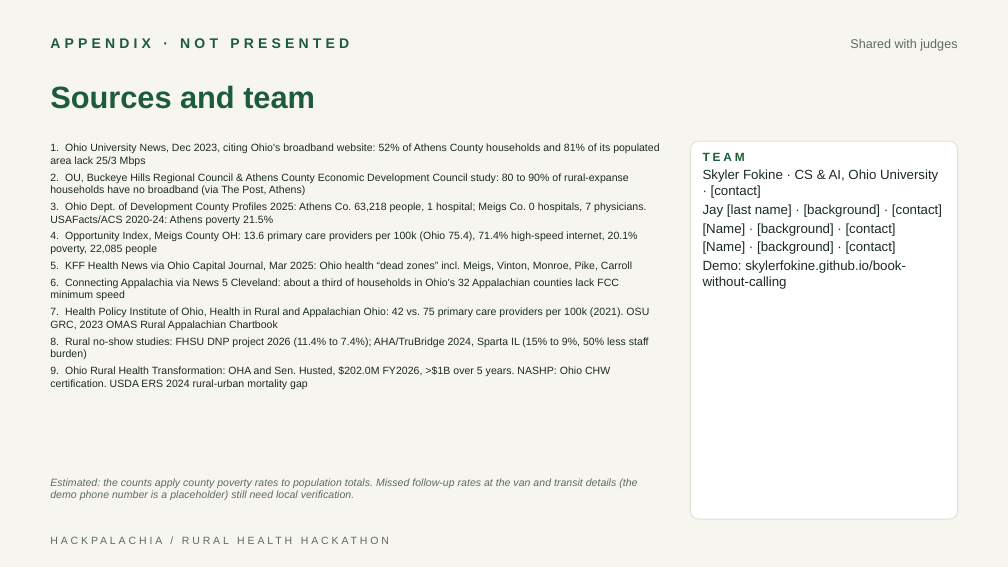
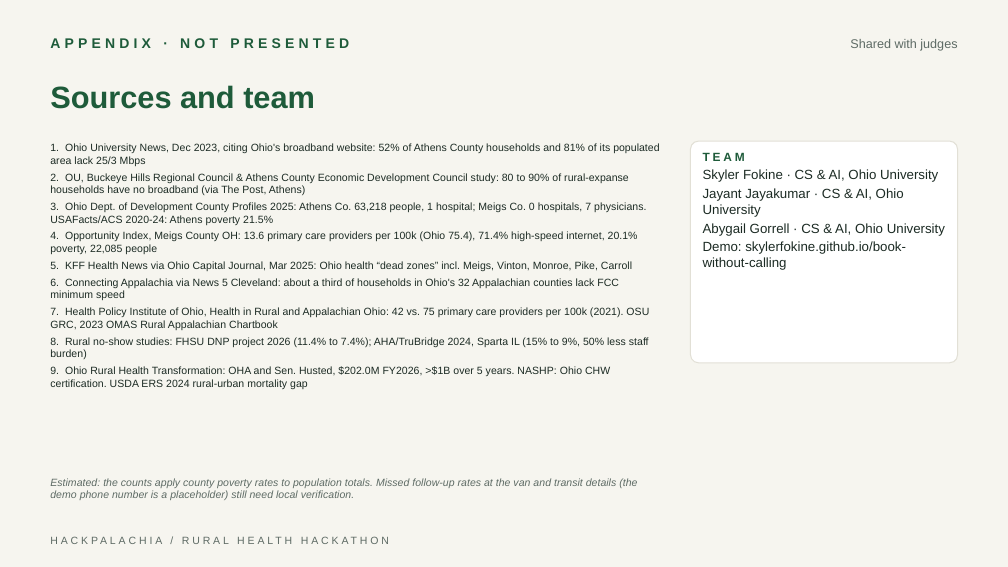
Before and after one commit to skylerfokine/book-without-calling, a slide deck: slide 10 of pitch/Book_Without_Calling_Pitch.pptx. Drawn at 1008x567 pixels with LibreOffice and Linux fonts; fonts in the diff are those of the drawing. Boxes give left, top, right and bottom in pixels: in the first picture for what was removed or moved away, otherwise in the second. Text is boxed around its words. In the diff, an @@ line names an element or a change of style, - is before the commit and + after.

```diff
--- a/pitch/Book_Without_Calling_Pitch.pptx
+++ b/pitch/Book_Without_Calling_Pitch.pptx
@@ rounded rectangle: place and size @@
-rounded rectangle at [690,141,958,519]
+rounded rectangle at [690,141,958,363]
@@ rounded rectangle at [690,141,958,363]: proportions changed @@
@@ text at [703,169,945,236]: text changed @@
-Skyler Fokine · CS & AI, Ohio University · [contact]
-Jay [last name] · [background] · [contact]
-[Name] · [background] · [contact]
-[Name] · [background] · [contact]
+Skyler Fokine · CS & AI, Ohio University
+Jayant Jayakumar · CS & AI, Ohio University
+Abygail Gorrell · CS & AI, Ohio University
```
Also in this commit, not shown: 5 other slides changed, 1 other file.
